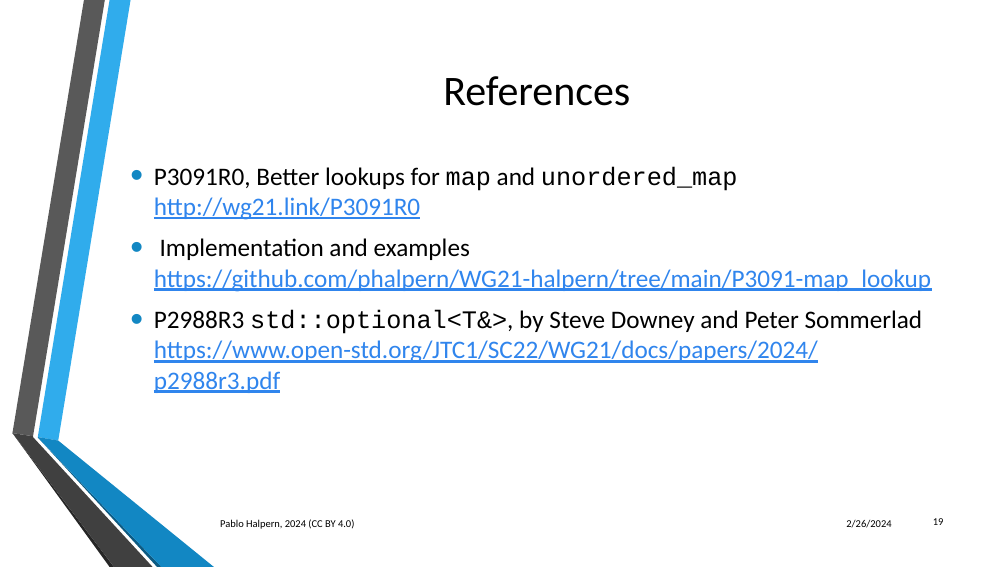
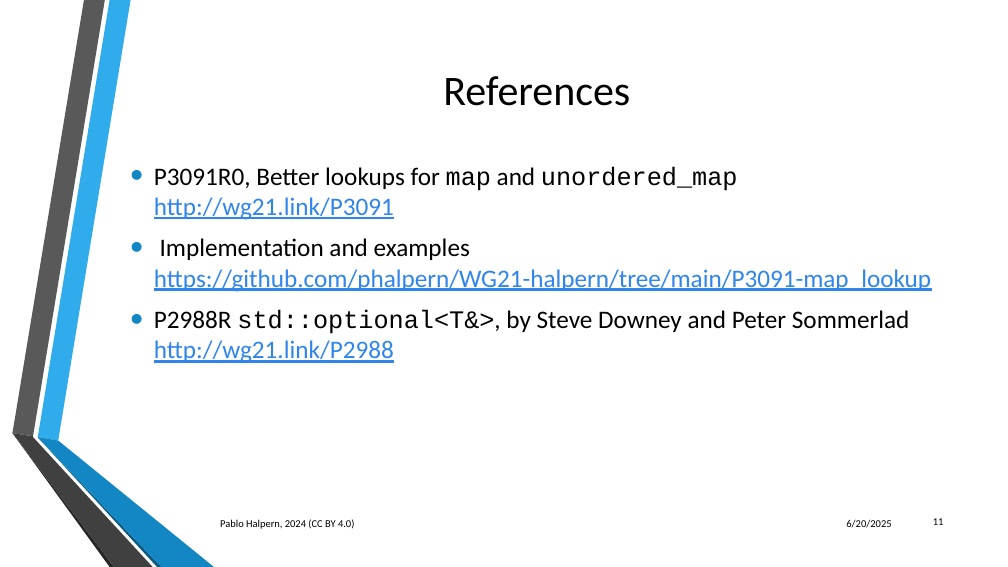
Before and after one commit to phalpern/WG21-halpern, a slide deck: slide 11 of P3091-map_lookup/P3091 Better lookups for map and unordered_map.pptx (slide 19 before the commit). Drawn at 1008x567 pixels with LibreOffice and Linux fonts; fonts in the diff are those of the drawing; background and template pictures are left out. Boxes give left, top, right and bottom in pixels: in the first picture for what was removed or moved away, otherwise in the second. Text is boxed around its words. In the diff, an @@ line names an element or a change of style, - is before the commit and + after.

```diff
--- a/P3091-map_lookup/P3091 Better lookups for map and unordered_map.pptx
+++ b/P3091-map_lookup/P3091 Better lookups for map and unordered_map.pptx
@@ text at [154, 166, 738, 220]: text changed @@
-• P3091R0, Better lookups for map and unordered_map
-  http://wg21.link/P3091R0
+• P3091R0, Better lookups for map and unordered_map
+  http://wg21.link/P3091
@@ text at [154, 310, 909, 363]: text changed; text colour #3085ED to #000000 @@
-• P2988R3 std::optional<T&>, by Steve Downey and Peter Sommerlad
-  https://www.open-std.org/JTC1/SC22/WG21/docs/papers/2024/p2988r3.pdf
+• P2988R std::optional<T&>, by Steve Downey and Peter Sommerlad
+  http://wg21.link/P2988
@@ text at [846, 520, 891, 528]: text changed @@
-2/26/2024
+6/20/2025
@@ page number at [933, 518, 944, 525]: text changed @@
-19
+11
```
Also in this commit, not shown: 10 other slides changed, 8 slides removed, 9 other files.
